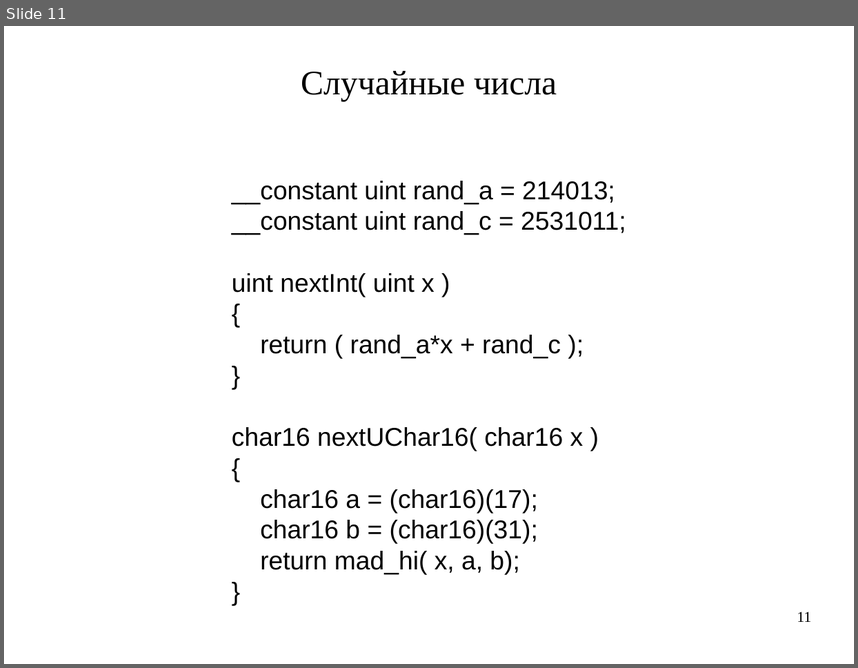
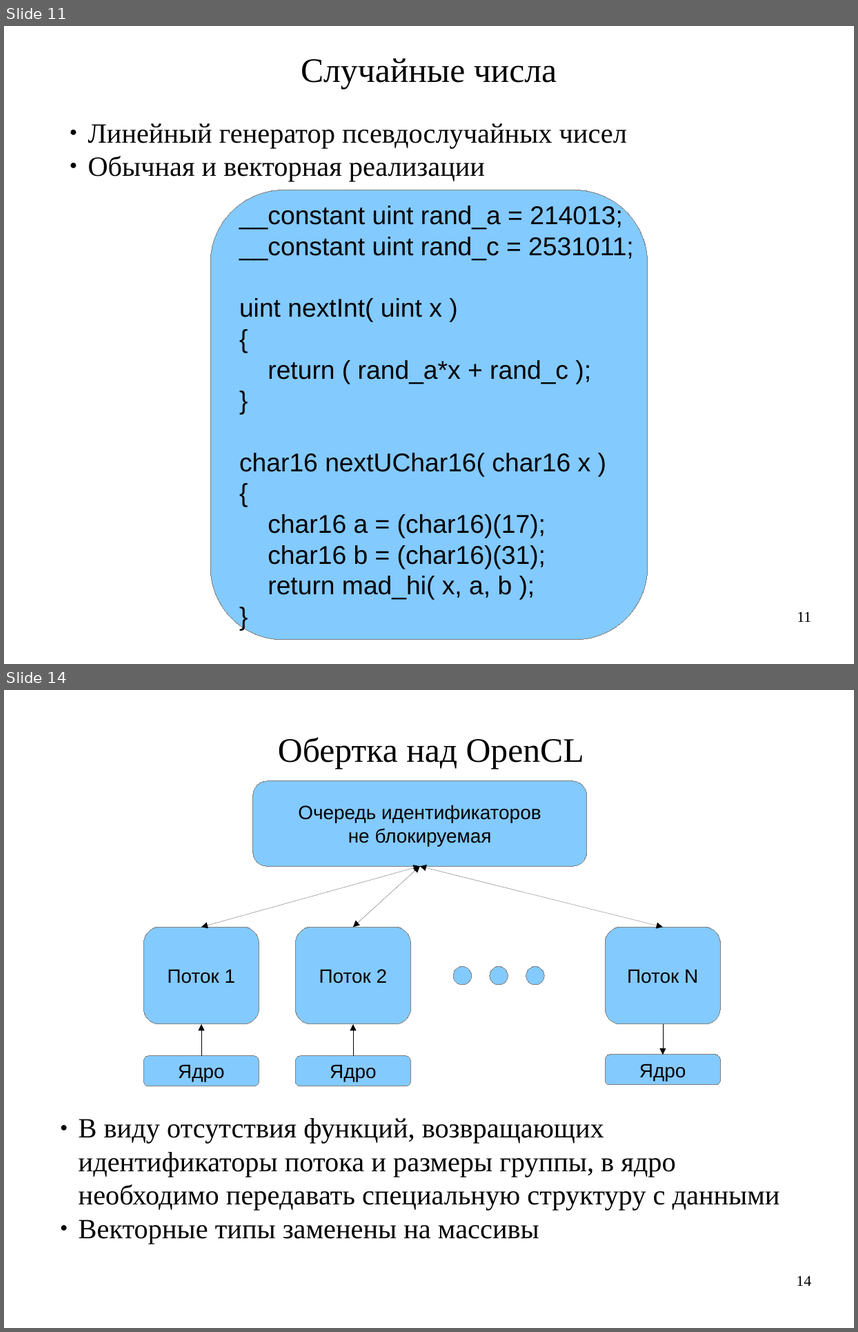
Before and after one commit to artem-bochkarev/master-work, a slide deck: Presentation.odp. Shown one above the other, each under a label of ours: slide 11 before the commit, slides 11 and 14 after it; the slides between them are not shown. The pictures are 858x668 and 858x1332 pixels, drawn with LibreOffice and Linux fonts; fonts in the diff are those of the drawing. Boxes give left, top, right and bottom in pixels: in the first picture for what was removed or moved away, otherwise in the second. Text is boxed around its words. In the diff, an @@ line names an element or a change of style, - is before the commit and + after.

```diff
--- a/Presentation.odp
+++ b/Presentation.odp
@@ slide 14 added at (x1=4, y1=690, x2=854, y2=1328), background #FFFFFF @@
@@ text added at (x1=278, y1=737, x2=584, y2=769), 32 pt, text #000000 @@
+Обертка над OpenCL
@@ rounded rectangle added at (x1=253, y1=781, x2=587, y2=866), fill #83CAFF, outline #808080 0 pt, 18 pt, text #000000 @@
+Очередь идентификаторов
+не блокируемая
@@ double arrow added from (201, 927) to (420, 866), #000000 0 pt @@
@@ double arrow added from (353, 927) to (420, 866), #000000 0 pt @@
@@ double arrow added from (663, 927) to (420, 866), #000000 0 pt @@
@@ rounded rectangle added at (x1=143, y1=927, x2=259, y2=1024), fill #83CAFF, outline #808080 0 pt, 18 pt, text #000000 @@
+Поток 1
@@ rounded rectangle added at (x1=296, y1=927, x2=411, y2=1024), fill #83CAFF, outline #808080 0 pt, 18 pt, text #000000 @@
+Поток 2
@@ rounded rectangle added at (x1=606, y1=927, x2=722, y2=1024), fill #83CAFF, outline #808080 0 pt, 18 pt, text #000000 @@
+Поток N
@@ ellipse added at (x1=454, y1=966, x2=473, y2=985), fill #83CAFF, outline #808080 0 pt @@
@@ ellipse added at (x1=490, y1=966, x2=508, y2=985), fill #83CAFF, outline #808080 0 pt @@
@@ ellipse added at (x1=526, y1=966, x2=545, y2=985), fill #83CAFF, outline #808080 0 pt @@
@@ elbow arrow added from (201, 1056) to (201, 1024), #000000 0 pt @@
@@ elbow arrow added from (353, 1056) to (353, 1024), #000000 0 pt @@
@@ elbow arrow added from (663, 1024) to (663, 1054), #000000 0 pt @@
@@ rounded rectangle added at (x1=143, y1=1056, x2=259, y2=1086), fill #83CAFF, outline #808080 0 pt, 18 pt, text #000000 @@
+Ядро
@@ rounded rectangle added at (x1=296, y1=1056, x2=411, y2=1086), fill #83CAFF, outline #808080 0 pt, 18 pt, text #000000 @@
+Ядро
@@ rounded rectangle added at (x1=606, y1=1054, x2=722, y2=1084), fill #83CAFF, outline #808080 0 pt, 18 pt, text #000000 @@
+Ядро
@@ text added at (x1=79, y1=1118, x2=780, y2=1243), 26 pt, text #000000 @@
+● В виду отсутствия функций, возвращающих идентификаторы потока и размеры группы, в ядро необходимо передавать специальную структуру с данными
+● Векторные типы заменены на массивы
@@ page number added at (x1=796, y1=1275, x2=811, y2=1285), 14 pt, text #000000 @@
+14
@@ slide 11 changed as well @@
@@ text "Случайные числа" moved from (x1=301, y1=71, x2=557, y2=101) to (x1=301, y1=58, x2=557, y2=89) @@
@@ text added at (x1=88, y1=123, x2=627, y2=182), 26 pt, text #000000 @@
+● Линейный генератор псевдослучайных чисел
+● Обычная и векторная реализации
@@ freeform shape added at (x1=211, y1=190, x2=648, y2=640), fill #83CAFF, outline #808080 0 pt, 24 pt, text #000000 @@
+__constant uint rand_a = 214013;
+__constant uint rand_c = 2531011;
+uint nextInt( uint x )
+{
+return ( rand_a*x + rand_c );
+}
+char16 nextUChar16( char16 x )
+{
+char16 a = (char16)(17);
+char16 b = (char16)(31);
+return mad_hi( x, a, b );
+}
@@ text removed at (x1=232, y1=181, x2=626, y2=575) @@
-__constant uint rand_a = 214013;
-__constant uint rand_c = 2531011;
-uint nextInt( uint x )
-{
-return ( rand_a*x + rand_c );
-}
-char16 nextUChar16( char16 x )
-{
-char16 a = (char16)(17);
-char16 b = (char16)(31);
-return mad_hi( x, a, b);
-}
```
Also in this commit, not shown: 8 other slides changed, 9 other slides added, 3 slides removed, 21 other files.
